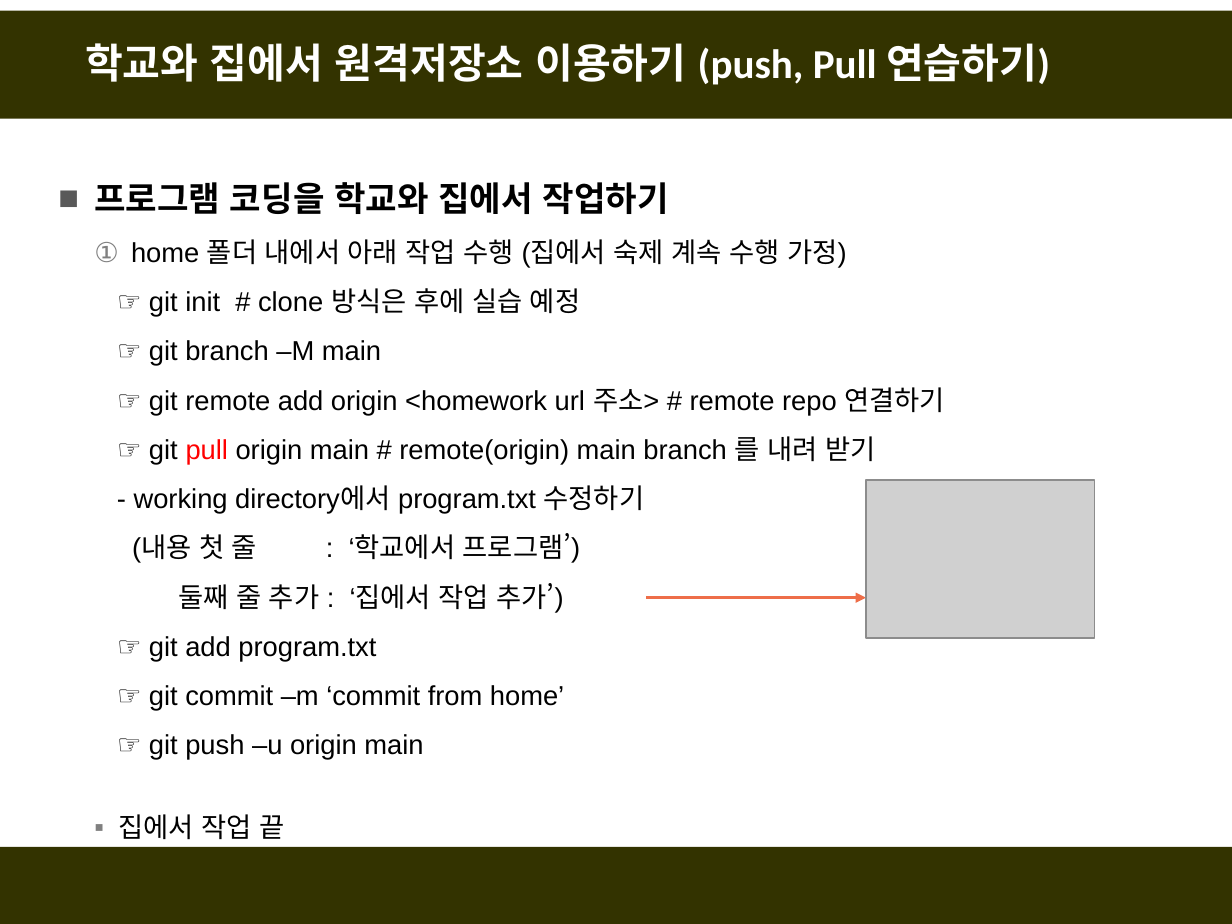
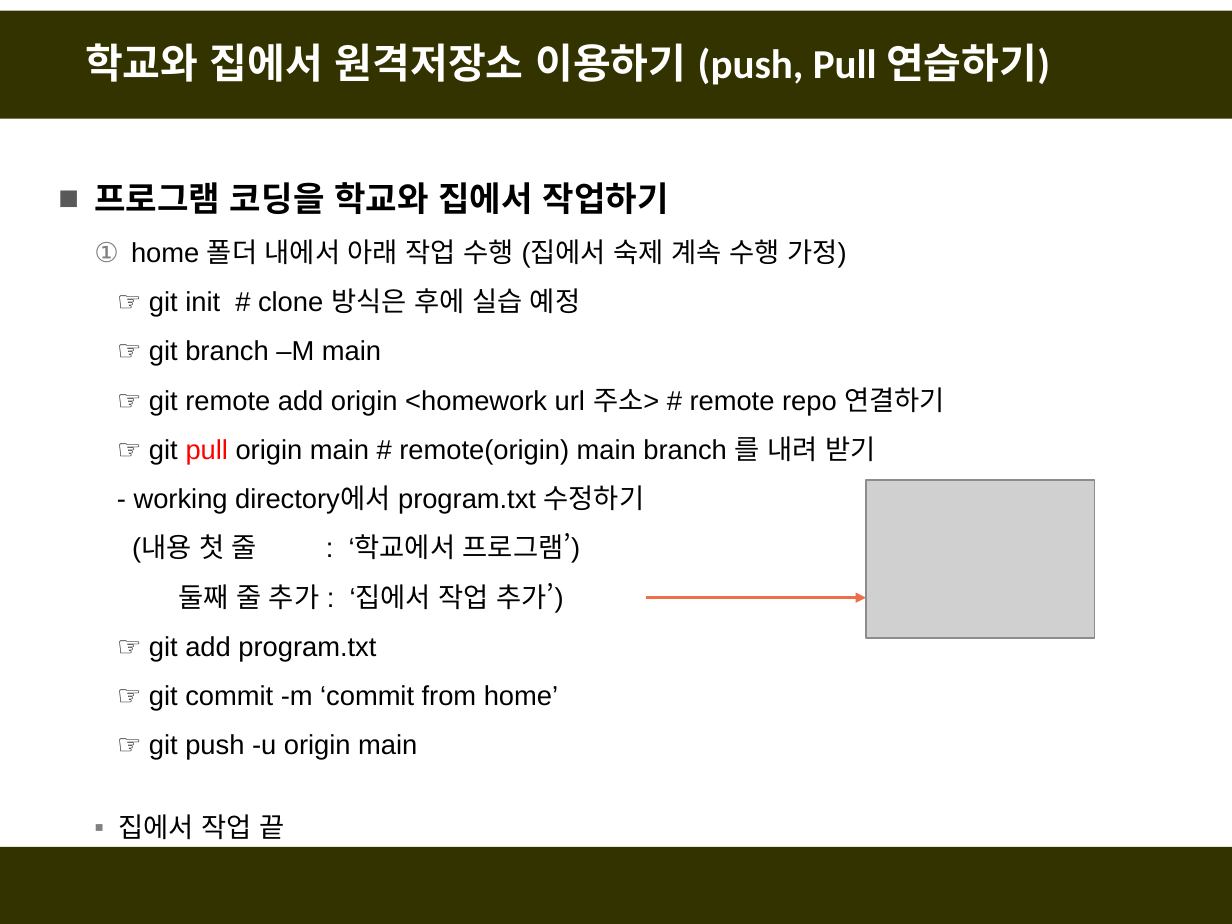
Before and after one commit to fasthill/github-lecture, a slide deck: slide 37 of git및github첫걸음2-원격저장소만들기.pptx. Drawn at 1232x924 pixels with LibreOffice and Linux fonts; fonts in the diff are those of the drawing; grey boxes stand for pictures. Boxes give left, top, right and bottom in pixels: in the first picture for what was removed or moved away, otherwise in the second. Text is boxed around its words. In the diff, an @@ line names an element or a change of style, - is before the commit and + after.

```diff
--- a/git및github첫걸음2-원격저장소만들기.pptx
+++ b/git및github첫걸음2-원격저장소만들기.pptx
@@ text at bbox=[149, 685, 558, 760]: text changed @@
-  ☞ git commit –m ‘commit from home’
-  ☞ git push –u origin main
+  ☞ git commit -m ‘commit from home’
+  ☞ git push -u origin main
```
Also in this commit, not shown: 7 other slides changed.
